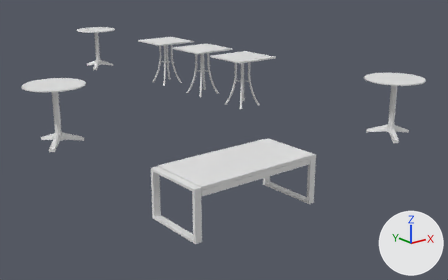
A saved change to the glTF model public/models/tables.glb.
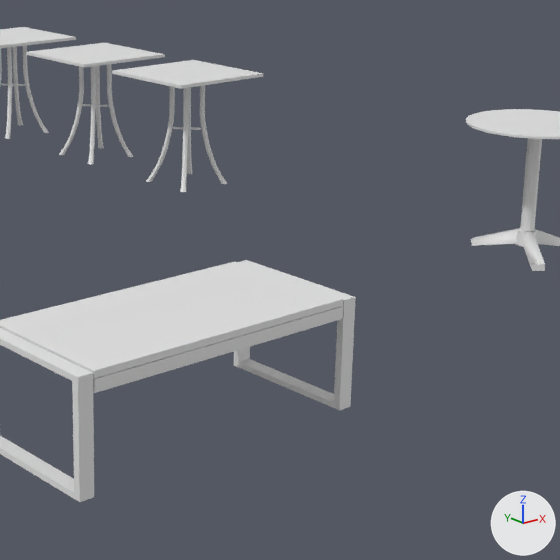
Each version appears first from a 50 mm camera at (7.07, -20.82, 5.59) aimed at (15.23, -10.62, 1.51), and next in a close-up on the part from 36% to 90% of the width and 9% to 96% of the height. Arrows for +X, +Y and +Z are at lower right; the lights stay in place. Where no turn or scale is listed for an object, it has been applied to the vertices.

Before the edit, the objects in view are built like this:
```python
me_cube_056 = bpy.data.meshes.new('Cube.056')
me_cube_056.from_pydata(...)  # 356 vertices, 608 faces; spans x -0.84..0.84, y -0.84..0.84, z -0.68..1.1
me_cylinder_030 = bpy.data.meshes.new('Cylinder.030')
me_cylinder_030.from_pydata(...)  # 64 vertices, 94 faces; spans x -0.89..0.89, y -0.89..0.89, z -0.02..0.01
me_cylinder_184 = bpy.data.meshes.new('Cylinder.184')
me_cylinder_184.from_pydata(...)  # 100 vertices, 133 faces; spans x -0.56..0.72, y -0.62..0.75, z -0.76..1.0
ob_tablepattern_008 = bpy.data.objects.new('tablePattern.008', me_cube_056)
ob_tablepattern_008.location = (21.46, -1.48, 0.7)
ob_tableroundleg_012 = bpy.data.objects.new('tableRoundLeg.012', me_cylinder_184)
ob_tableroundleg_012.location = (22.48, -9.74, 0.77)
ob_tableroundtop_011 = bpy.data.objects.new('tableRoundTop.011', me_cylinder_030)
ob_tableroundtop_011.location = (22.45, -9.74, 1.8)
# also in view: 'tablePattern.009' at (21.46, -3.9, 0.91); 'table_long.001' at (15.14, -11.15, 0.62); 'tablePattern.007' at (21.46, 1.07, 0.91)
```
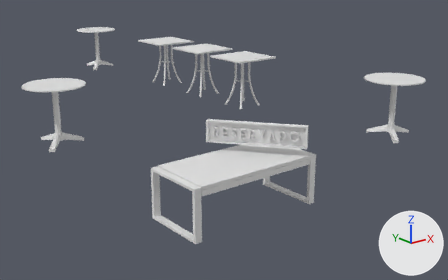
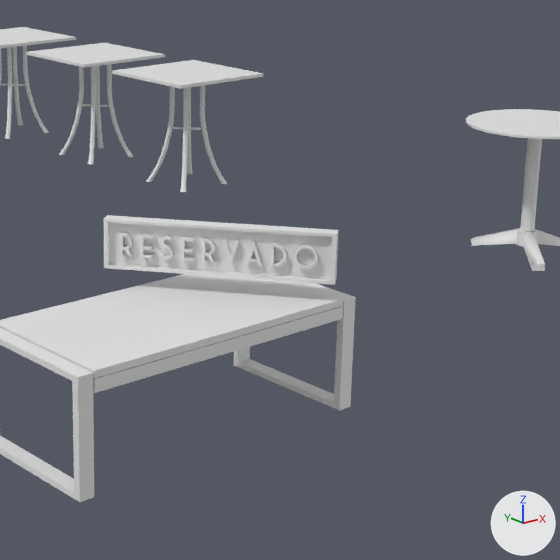
Where the change shows, as pixel boxes [x1, y1, x2, y2] in the close-ups (560 x 560 px):
'reservado11', added: after [103, 215, 338, 285]

What changed in the scene script:
```text
Add me_reservado_002:
    me_reservado_002.from_pydata(...)  # 1136 vertices, 2236 faces; spans x -0.75..0.75, y -0.93..0.93, z -0.24..0.26
Add ob_reservado11:
    ob_reservado11 = bpy.data.objects.new('reservado11', me_reservado_002)
    ob_reservado11.location = (15.81, -11.03, 1.62)
```
